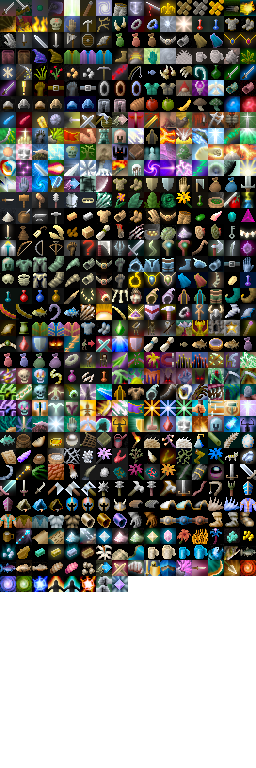
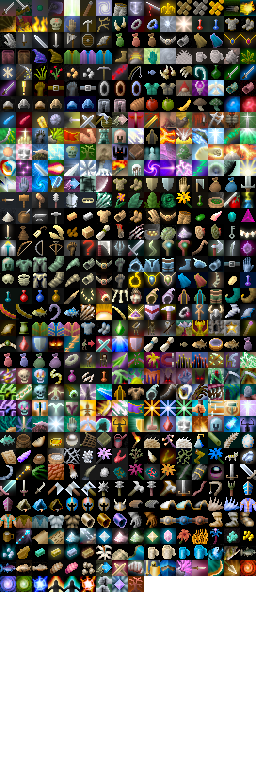
Layers edited between the first and the second 256×768 image:
added layer "Pasted Layer" above "shade" over bbox(128, 576, 144, 592)
